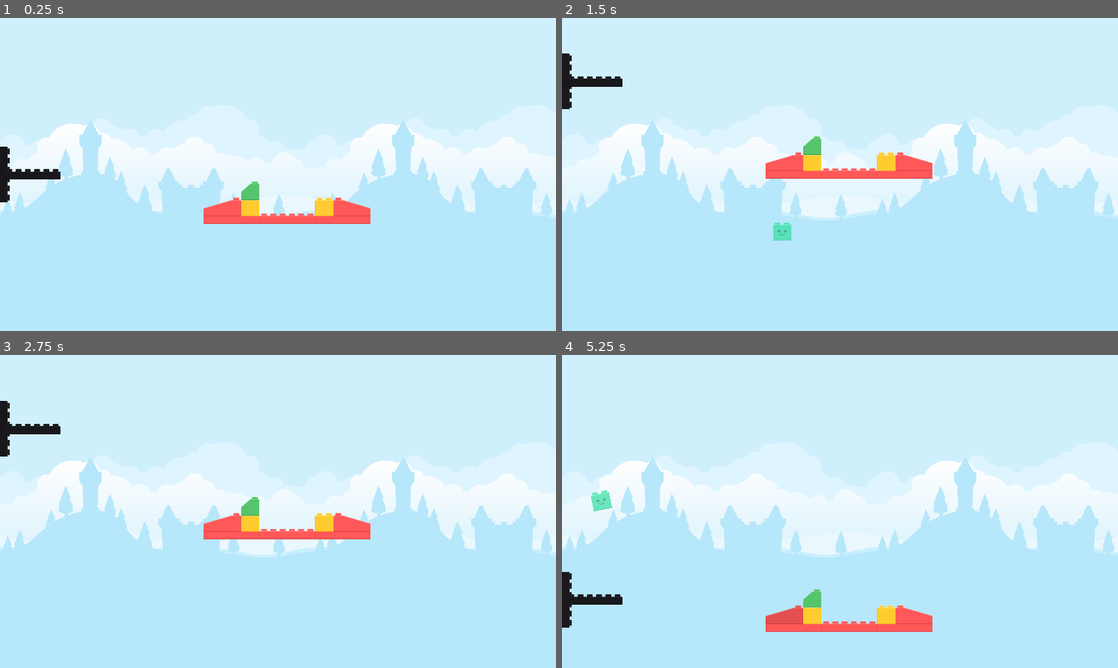
Above: before the commit, frames 1-4 (two rows, left to right).
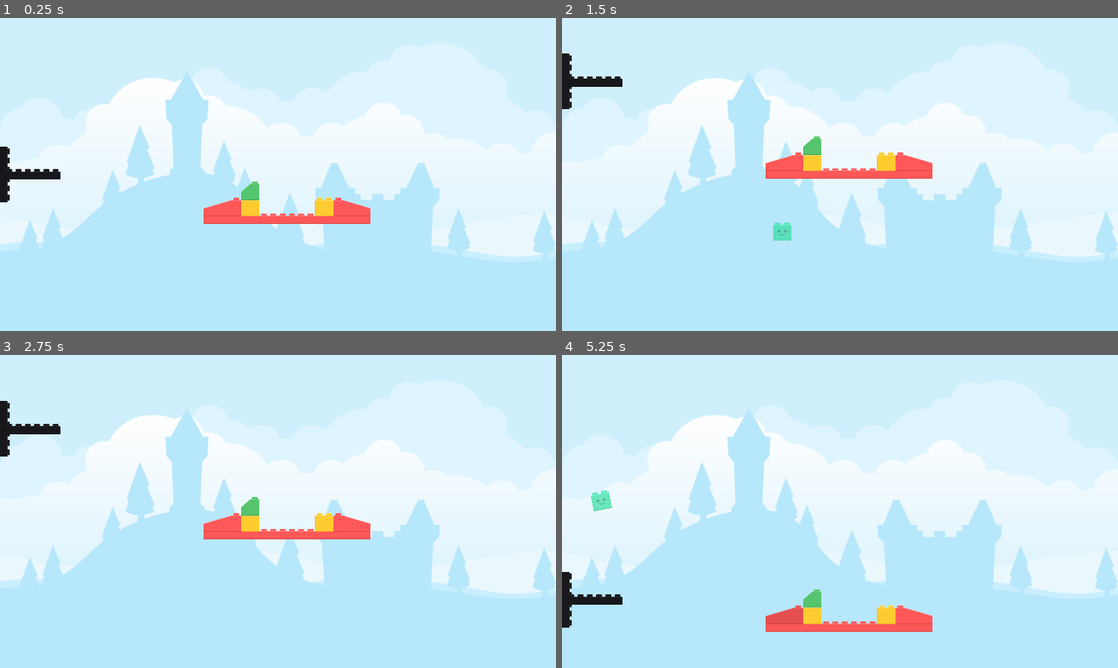
Above: after the commit, the same moments.

Repository: mlotr/Blocks_Gone_Wrong
Game: Godot game, scene res://scenes/level_1.tscn
Two runs of this game, one before a commit and one after it. Both use one fixed random seed, a clock stepped at 60 frames per second and the inputs below. The project has no main scene, so this scene is started directly.
Inputs (mouse positions are in pixels of both pictures, inside the frame that each line leads up to):
- Up to frame 1 (0.25 s): no input
- Up to frame 2 (1.5 s): tap Enter at 0.5 s; move the mouse to (962, 158) at 0.52 s; press the mouse at (962, 158) at 0.53 s; hold Up (ui_up) 0.53-1.28 s; move the mouse to (728, 190) at 1.27 s; release the mouse at (728, 190) at 1.28 s; hold Down (ui_down) from 1.28 s (still down); click (728, 190) at 1.35 s
- Up to frame 3 (2.75 s): move the mouse to (333, 442) at 2.02 s; release Down (ui_down) at 2.03 s; press the mouse at (333, 442) at 2.03 s; hold Up (ui_up) from 2.03 s (still down)
- Up to frame 4 (5.25 s): move the mouse to (812, 574) at 2.77 s; release the mouse at (812, 574) at 2.78 s; click (812, 574) at 2.85 s; move the mouse to (1006, 558) at 3.52 s; release Up (ui_up) at 3.53 s; press the mouse at (1006, 558) at 3.53 s; hold Down (ui_down) from 3.53 s (still down); move the mouse to (673, 464) at 4.27 s; release the mouse at (673, 464) at 4.28 s; click (673, 464) at 4.35 s; move the mouse to (867, 511) at 5.02 s; press the mouse at (867, 511) at 5.03 s

The runs differ from the first frame. In frame 1, 16% of the frame differs, in the area x 0-100%, y 19-77%; in frame 2, 16%; in frame 3, 15%; in frame 4, 16%.

Commit message:
Update level_1.tscn

Diff:
--- a/scenes/level_1.tscn
+++ b/scenes/level_1.tscn
@@ -14,12 +14,12 @@
 [node name="ParallaxBackground" type="ParallaxBackground" parent="."]
 
 [node name="ParallaxLayer" type="ParallaxLayer" parent="ParallaxBackground"]
-motion_scale = Vector2(0.5, 0.5)
-motion_mirroring = Vector2(1080, 2.08165e-12)
+motion_scale = Vector2(0.5, 1)
+motion_mirroring = Vector2(2048, 2.08165e-12)
 
 [node name="Sprite2D" type="Sprite2D" parent="ParallaxBackground/ParallaxLayer"]
-position = Vector2(512, 540)
-scale = Vector2(1.055, 1.055)
+position = Vector2(1024, 540)
+scale = Vector2(2, 2)
 texture = ExtResource("1_7mng4")
 
 [node name="Cannon" parent="." instance=ExtResource("3_boywy")]
